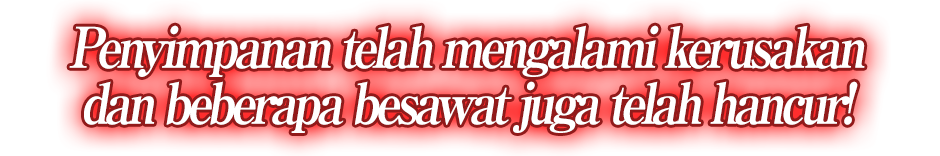
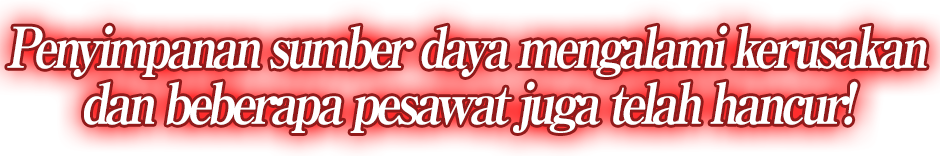
Before/after of a 940px x 156px layered artwork. What changed in the layer stack:
painted on "Enemy not Found..." over [left=7, top=25, right=927, bottom=133]
